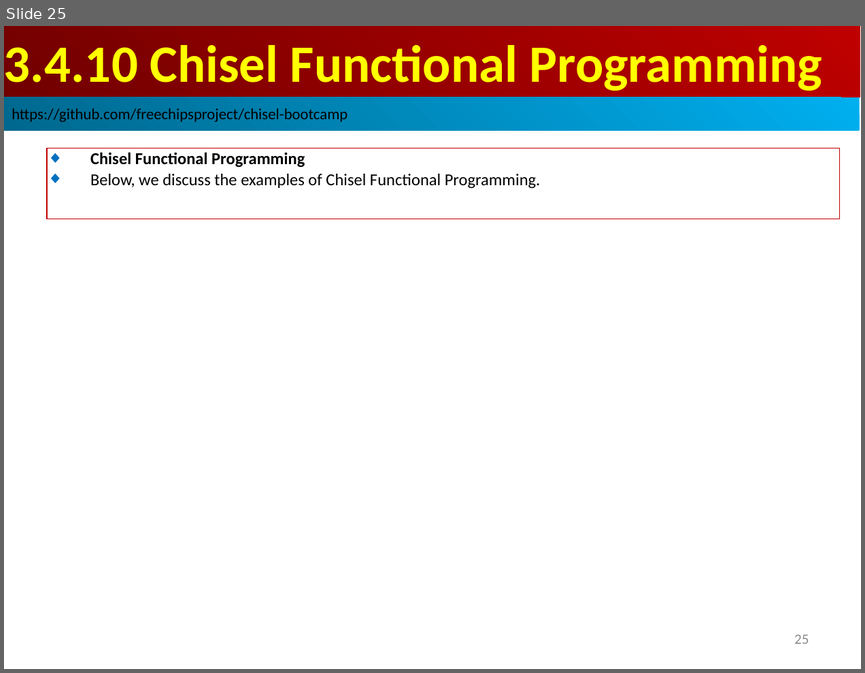
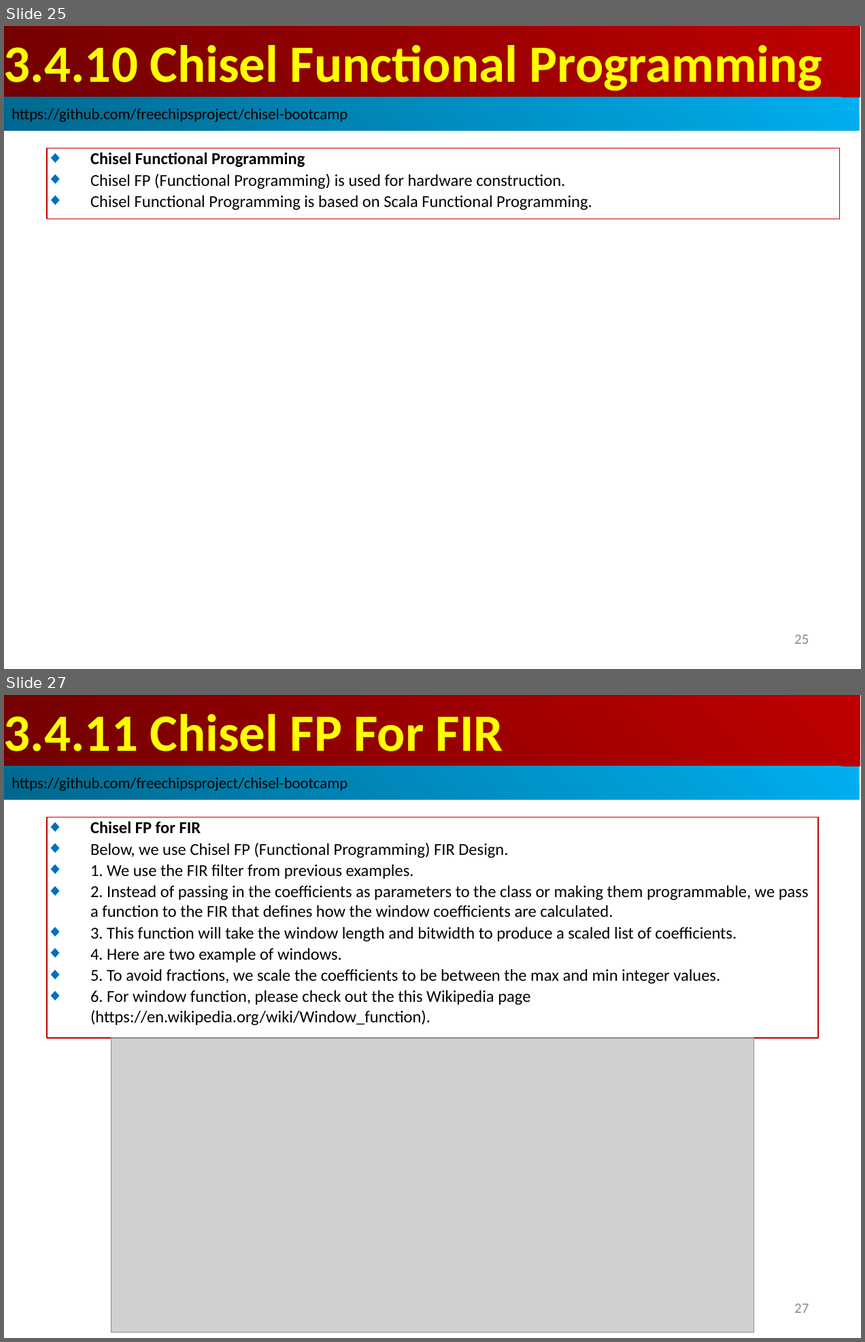
Before and after one commit to peterhchen/AIU_CS800_Chisel, a slide deck: 300_UCB_BC/003.4_FuncProg/000_Video/003.4_FuncProg.ppt. Shown one above the other, each under a label of ours: slide 25 before the commit, slides 25 and 27 after it; the slides between them are not shown. The pictures are 865x673 and 865x1342 pixels, drawn with LibreOffice and Linux fonts; fonts in the diff are those of the drawing; grey boxes stand for pictures. Boxes give left, top, right and bottom in pixels: in the first picture for what was removed or moved away, otherwise in the second. Text is boxed around its words. In the diff, an @@ line names an element or a change of style, - is before the commit and + after.

```diff
--- a/300_UCB_BC/003.4_FuncProg/000_Video/003.4_FuncProg.ppt
+++ b/300_UCB_BC/003.4_FuncProg/000_Video/003.4_FuncProg.ppt
@@ slide 27 added at (x1=4, y1=695, x2=861, y2=1338), background #FFFFFF @@
@@ rectangle added at (x1=4, y1=695, x2=860, y2=766), fill gradient #BF0000 to #710000, 44 pt, text #FFFF00, bold @@
+3.4.11 Chisel FP For FIR
@@ rectangle added at (x1=4, y1=766, x2=859, y2=800), fill gradient #00AFEF to #00688E, 13 pt, text #000000 @@
+https://github.com/freechipsproject/chisel-bootcamp
@@ rectangle added at (x1=47, y1=817, x2=818, y2=1038), outline #C00000 0.74 pt, 14 pt, text #000000 @@
+◆ Chisel FP for FIR
+◆ Below, we use Chisel FP (Functional Programming) FIR Design.
+◆ 1. We use the FIR filter from previous examples.
+◆ 2. Instead of passing in the coefficients as parameters to the class or making them programmable, we pass a function to the FIR that defines how the window coefficients are calculated.
+◆ 3. This function will take the window length and bitwidth to produce a scaled list of coefficients.
+◆ 4. Here are two example of windows.
+◆ 5. To avoid fractions, we scale the coefficients to be between the max and min integer values.
+◆ 6. For window function, please check out the this Wikipedia page (https://en.wikipedia.org/wiki/Window_function).
@@ picture added at (x1=111, y1=1038, x2=753, y2=1331) @@
@@ page number added at (x1=794, y1=1303, x2=808, y2=1312), 12 pt, text #8B8B8B @@
+27
@@ slide 25 changed as well @@
@@ text in rectangle at (x1=90, y1=174, x2=592, y2=210): text changed @@
-◆ Below, we discuss the examples of Chisel Functional Programming.
+◆ Chisel FP (Functional Programming) is used for hardware construction.
+◆ Chisel Functional Programming is based on Scala Functional Programming.
```
Also in this commit, not shown: 4 other slides changed, 20 other slides added.
